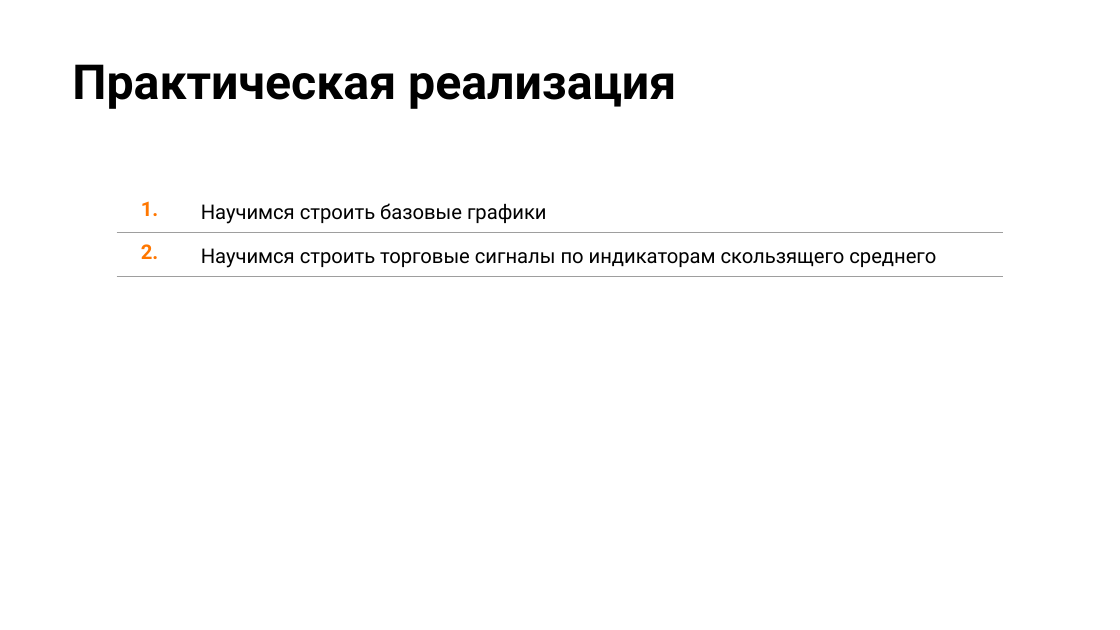
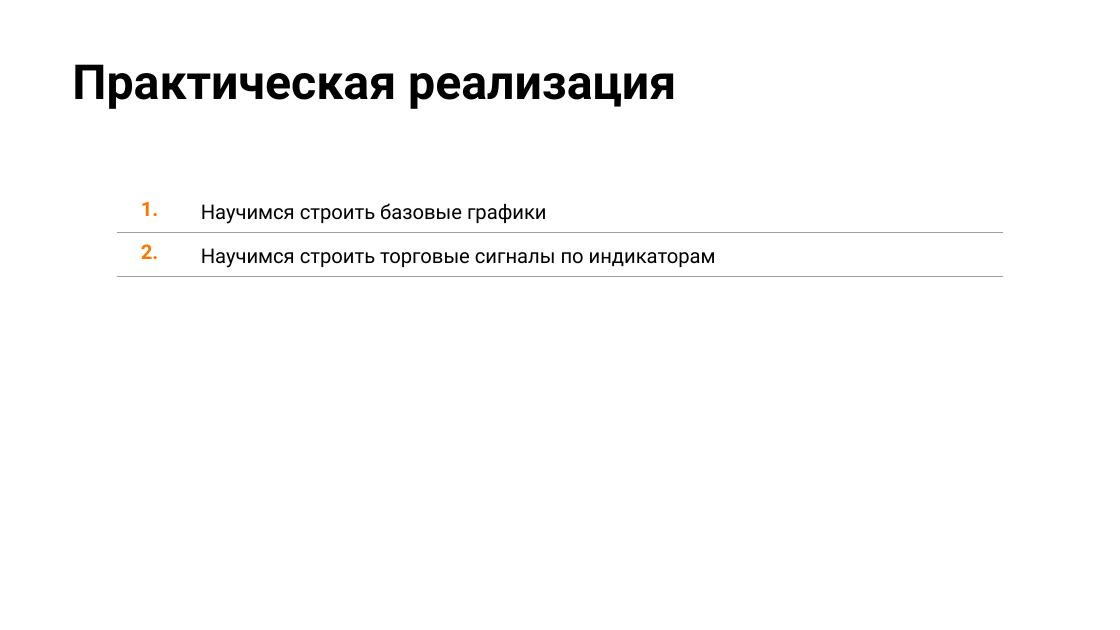
Before and after one commit to stureiko/Otus_lectures, a slide deck: slide 42 of FinML/Open_lesson_graph_patterns/Presentation/Graph_patterns.pptx (slide 38 before the commit). Drawn at 1120x630 pixels with LibreOffice and Linux fonts; fonts in the diff are those of the drawing; background and template pictures are left out. Boxes give left, top, right and bottom in pixels: in the first picture for what was removed or moved away, otherwise in the second. Text is boxed around its words. In the diff, an @@ line names an element or a change of style, - is before the commit and + after.

```diff
--- a/FinML/Open_lesson_graph_patterns/Presentation/Graph_patterns.pptx
+++ b/FinML/Open_lesson_graph_patterns/Presentation/Graph_patterns.pptx
@@ table at <box>116,189,1004,274</box> @@
-row 2, column 2: Научимся строить торговые сигналы по индикаторам скользящего среднего
+row 2, column 2: Научимся строить торговые сигналы по индикаторам
```
Also in this commit, not shown: 3 other slides changed, 4 slides added, 8 slides removed, 12 other files.
